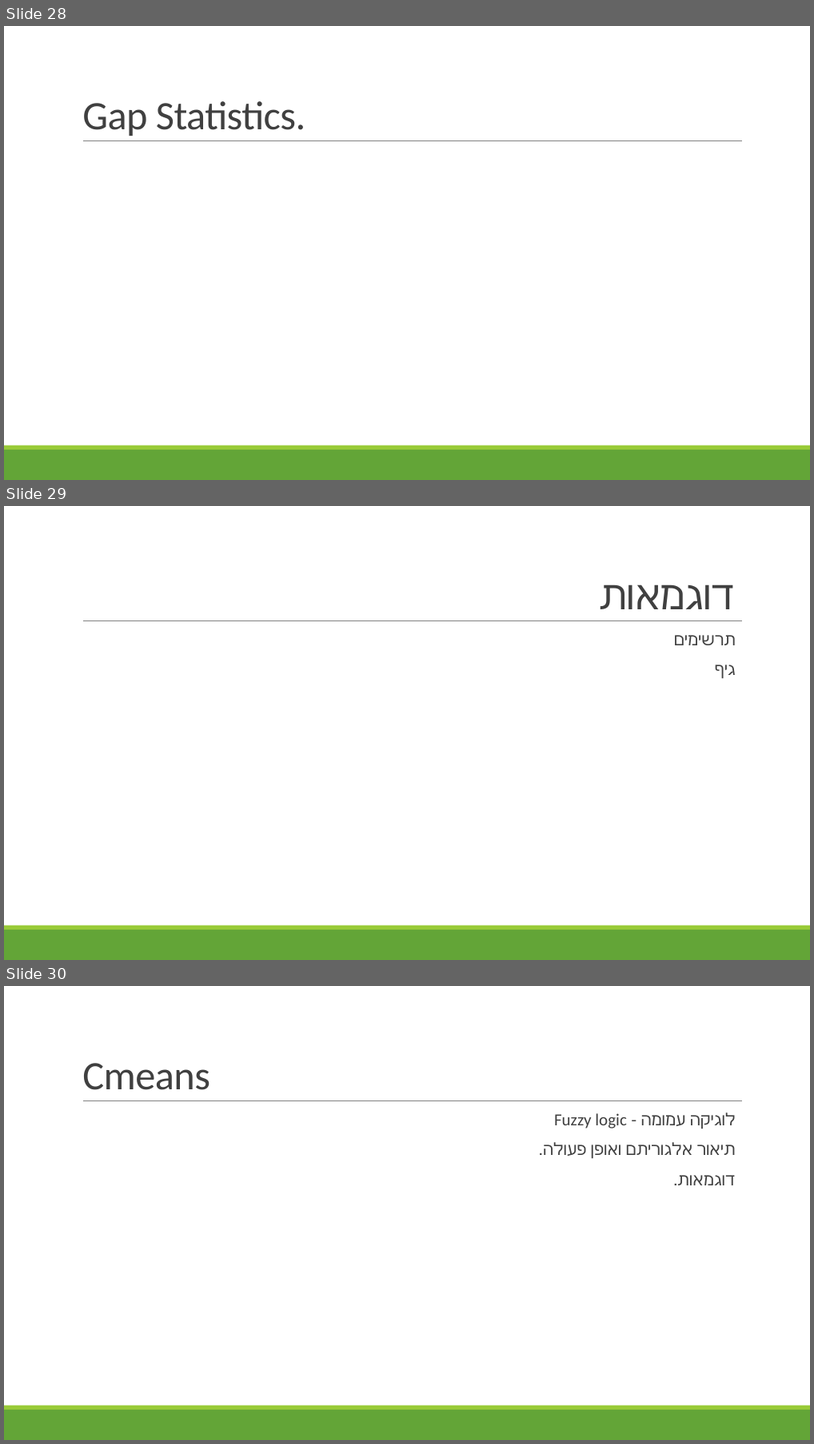
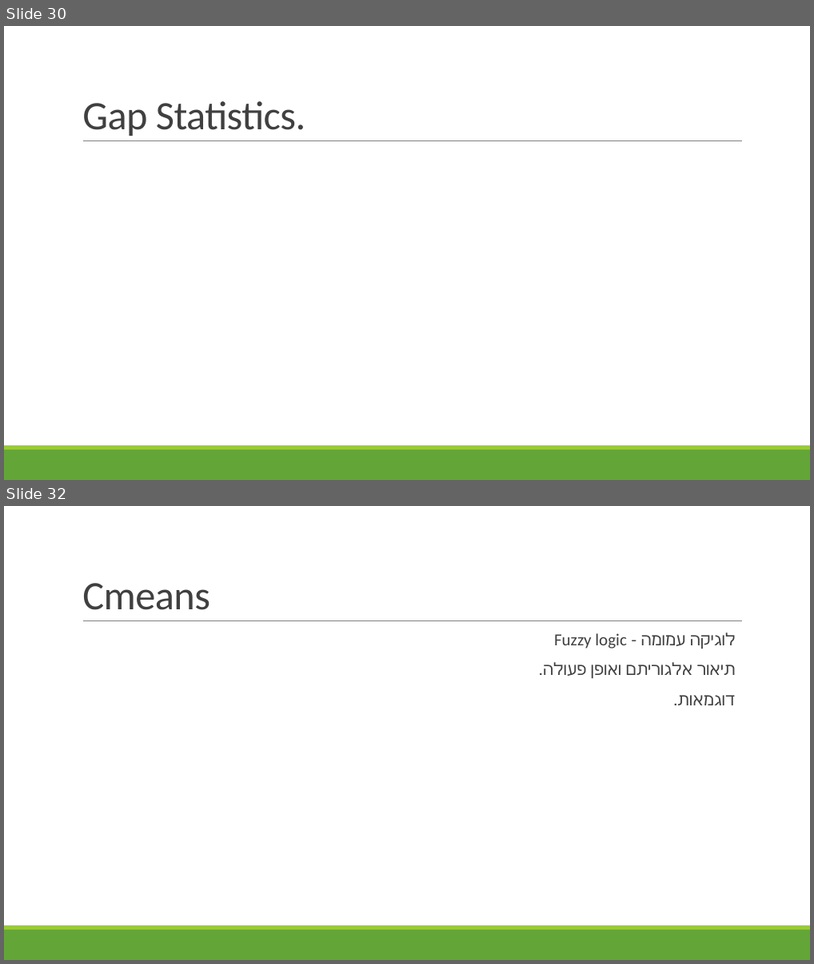
Before and after one commit to ofersh/yali_noam, a slide deck: project/presentation.pptx. Shown one above the other, each under a label of ours: slides 28, 29 and 30 before the commit, slides 30 and 32 after it; the slides between them are not shown. The pictures are 814x1444 and 814x964 pixels, drawn with LibreOffice and Linux fonts; fonts in the diff are those of the drawing; grey boxes stand for pictures. Boxes give left, top, right and bottom in pixels: in the first picture for what was removed or moved away, otherwise in the second. Text is boxed around its words. In the diff, an @@ line names an element or a change of style, - is before the commit and + after.

```diff
--- a/project/presentation.pptx
+++ b/project/presentation.pptx
@@ slide 29 removed at [4,506,810,960], background #FFFFFF; not listed: 3 template elements that a slide beside it also shows @@
@@ title removed at [600,584,736,609] @@
-דוגמאות
@@ text removed at [674,635,736,678] @@
-  תרשימים
-  גיף
@@ what was slide 28 is now slide 30 @@
@@ what was slide 30 is now slide 32 @@
```
Also in this commit, not shown: 3 slides changed, 3 slides added, 1 other slide removed.
